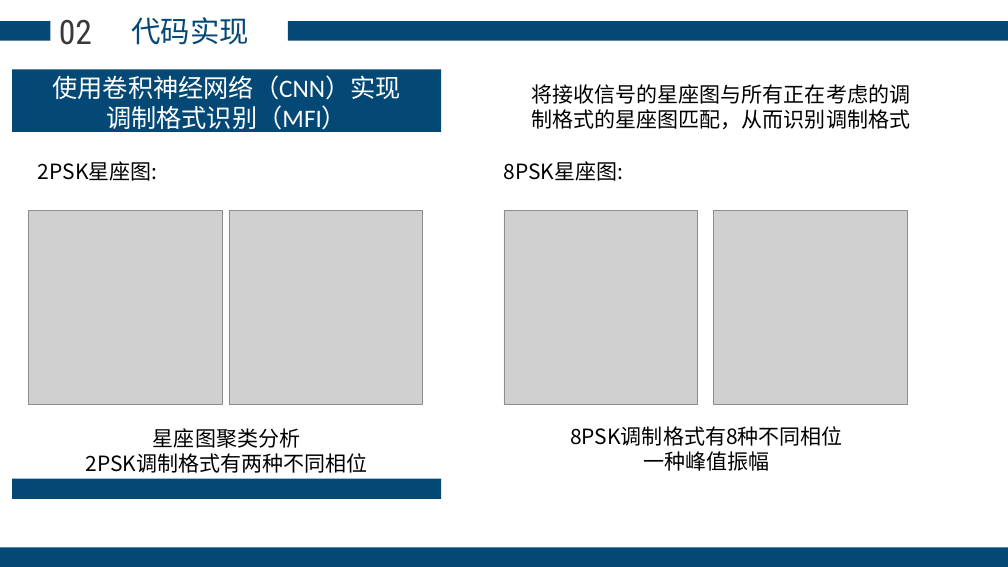
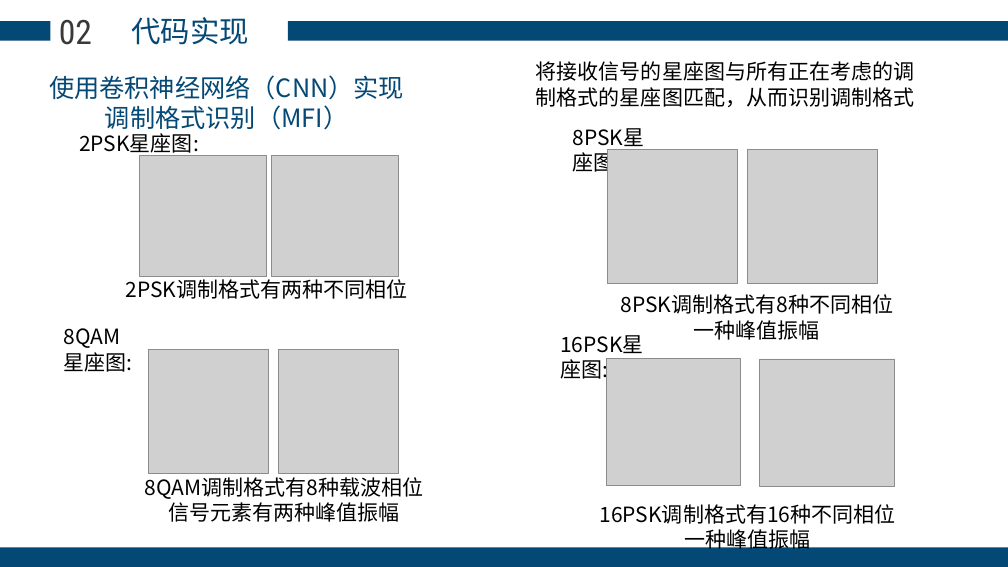
Before and after one commit to Eric-Ma-7/Modulation-Format-Classification, a slide deck: slide 6 of 展示.pptx (slide 7 before the commit). Drawn at 1008x567 pixels with LibreOffice and Linux fonts; fonts in the diff are those of the drawing; grey boxes stand for pictures; background and template pictures are left out. Boxes give left, top, right and bottom in pixels: in the first picture for what was removed or moved away, otherwise in the second. Text is boxed around its words. In the diff, an @@ line names an element or a change of style, - is before the commit and + after.

```diff
--- a/展示.pptx
+++ b/展示.pptx
@@ text "将接收信号的星座图与所有正在考虑的调制格式的星座图匹配，从而识别调制格式": place and size @@
-text "将接收信号的星座图与所有正在考虑的调制格式的星座图匹配，从而识别调制格式" at (532, 84, 911, 129)
+text "将接收信号的星座图与所有正在考虑的调制格式的星座图匹配，从而识别调制格式" at (536, 61, 915, 107)
@@ rectangle removed at (12, 70, 442, 132) @@
@@ text "使用卷积神经网络（CNN）实现" at (49, 75, 404, 134): font Calibri to Noto Sans CJK SC, text colour #FFFFFF to #044875 @@
@@ text "2PSK星座图:": place and size @@
-text "2PSK星座图:" at (38, 161, 158, 181)
+text "2PSK星座图:" at (79, 133, 199, 156)
@@ text "8PSK星座图:" rewrapped from (503, 161, 623, 181) to (565, 120, 656, 143) @@
@@ picture: place and size @@
-picture at (29, 210, 222, 404)
+picture at (139, 156, 267, 277)
@@ picture: place and size @@
-picture at (229, 210, 423, 404)
+picture at (271, 156, 399, 277)
@@ picture: place and size @@
-picture at (504, 210, 698, 404)
+picture at (607, 150, 737, 284)
@@ picture: place and size @@
-picture at (714, 210, 907, 404)
+picture at (748, 150, 878, 284)
@@ text "2PSK调制格式有两种不同相位": place and size @@
-text "2PSK调制格式有两种不同相位" at (85, 428, 367, 473)
+text "2PSK调制格式有两种不同相位" at (126, 276, 408, 299)
@@ text "8PSK调制格式有8种不同相位": place and size @@
-text "8PSK调制格式有8种不同相位" at (570, 426, 843, 471)
+text "8PSK调制格式有8种不同相位" at (620, 294, 893, 340)
@@ text at (153, 428, 300, 448): paragraph removed @@
-星座图聚类分析
@@ rectangle removed at (12, 479, 442, 499) @@
@@ group added at (56, 320, 424, 522): 2 texts, 2 pictures @@
+8QAM星座图:
+8QAM调制格式有8种载波相位
+信号元素有两种峰值振幅
@@ group added at (553, 327, 895, 552): 2 texts, 2 pictures @@
+16PSK星座图:
+16PSK调制格式有16种不同相位
+一种峰值振幅
```
Also in this commit, not shown: 4 other slides changed, 3 slides removed.
